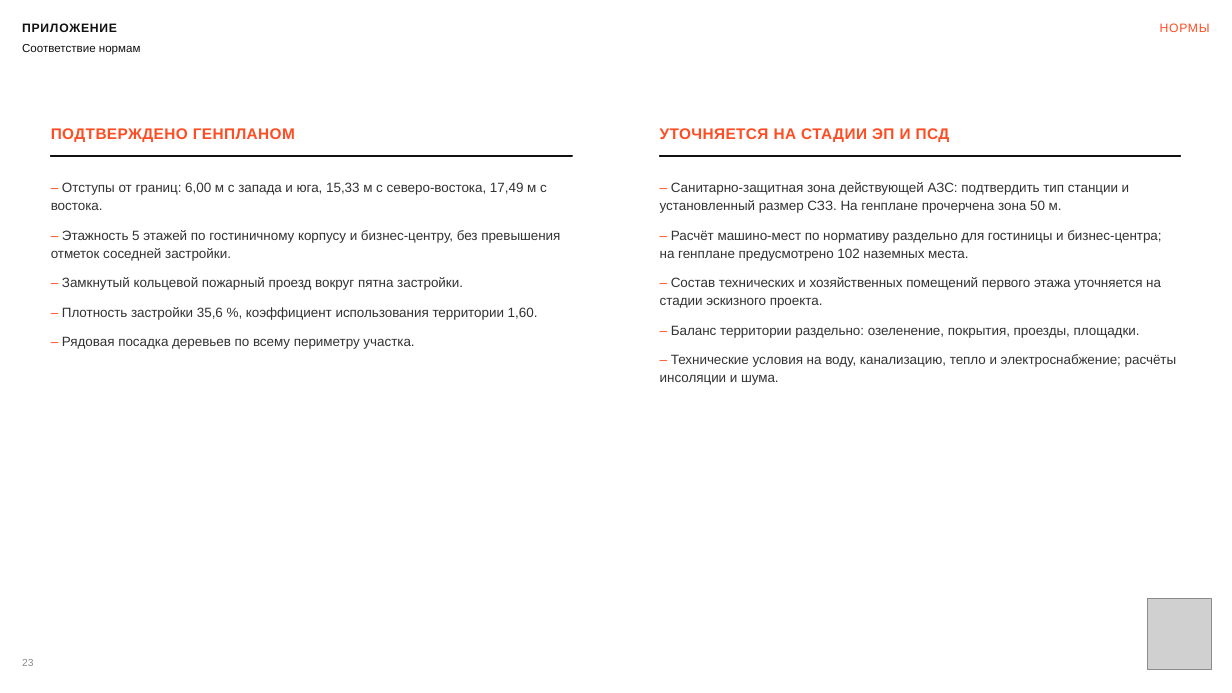
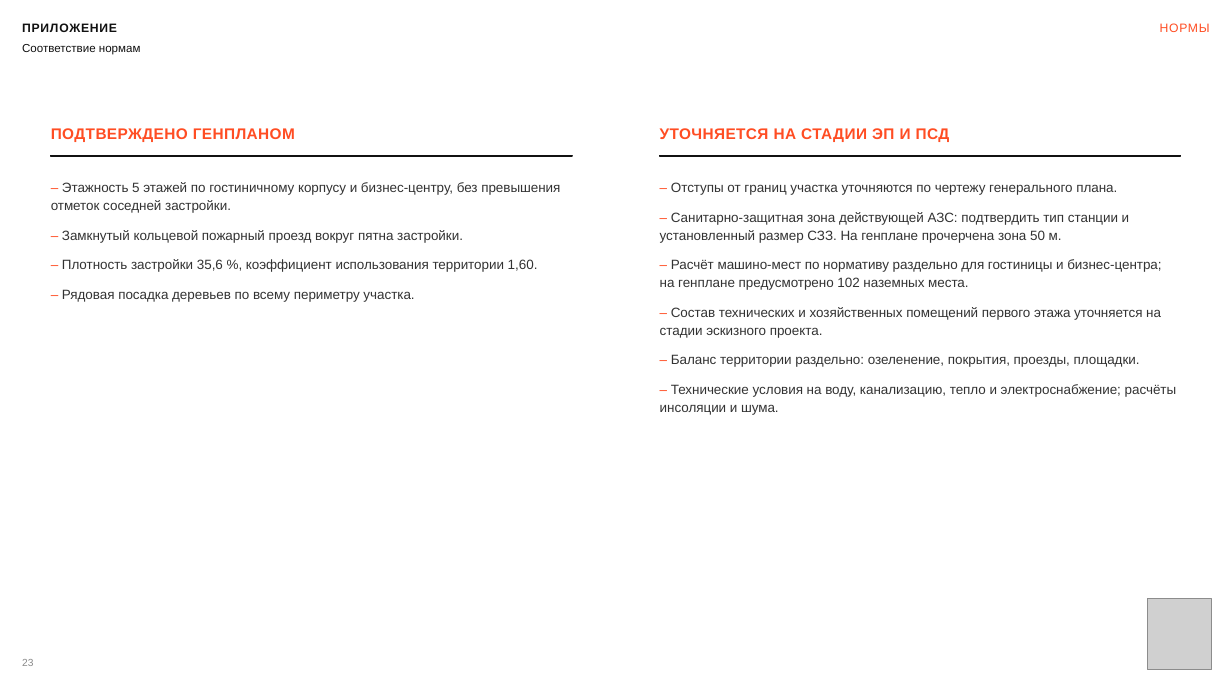
Before and after one commit to kzmeir/most, a slide deck: slide 23 of presentations/aurora-hotel/MOST_Bukhtarminskaya.pptx. Drawn at 1232x693 pixels with LibreOffice and Linux fonts; fonts in the diff are those of the drawing; grey boxes stand for pictures. Boxes give left, top, right and bottom in pixels: in the first picture for what was removed or moved away, otherwise in the second. Text is boxed around its words. In the diff, an @@ line names an element or a change of style, - is before the commit and + after.

```diff
--- a/presentations/aurora-hotel/MOST_Bukhtarminskaya.pptx
+++ b/presentations/aurora-hotel/MOST_Bukhtarminskaya.pptx
@@ text at [51, 182, 547, 210]: paragraph removed @@
-– Отступы от границ: 6,00 м с запада и юга, 15,33 м с северо-востока, 17,49 м с востока.
@@ text at [671, 182, 1117, 195]: paragraph added @@
+– Отступы от границ участка уточняются по чертежу генерального плана.
```
Also in this commit, not shown: 1 other slide changed, 8 other files.
